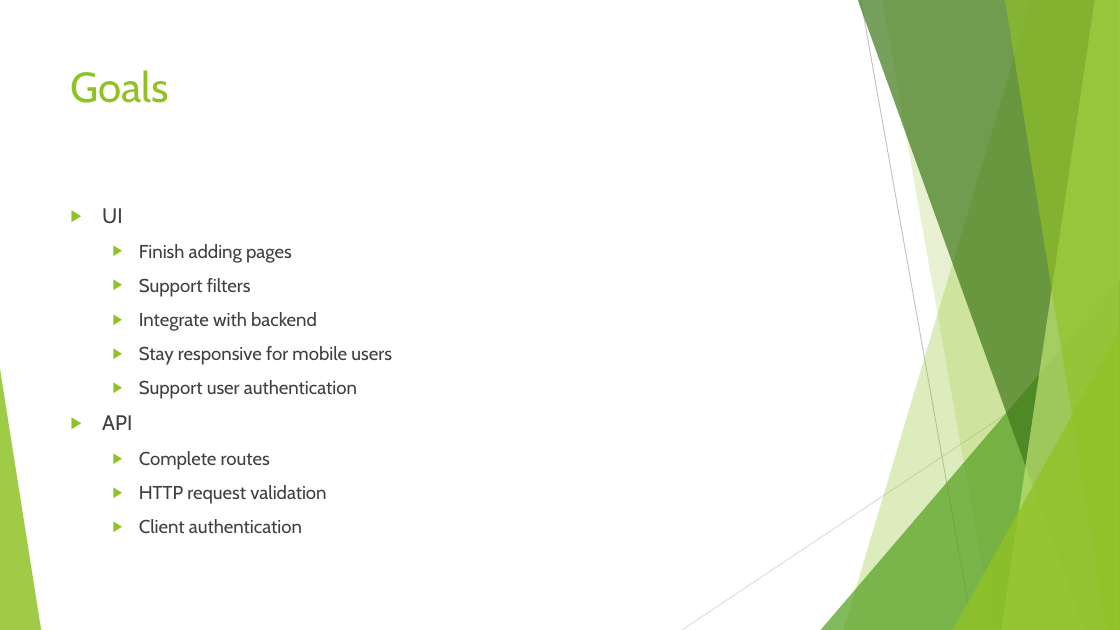
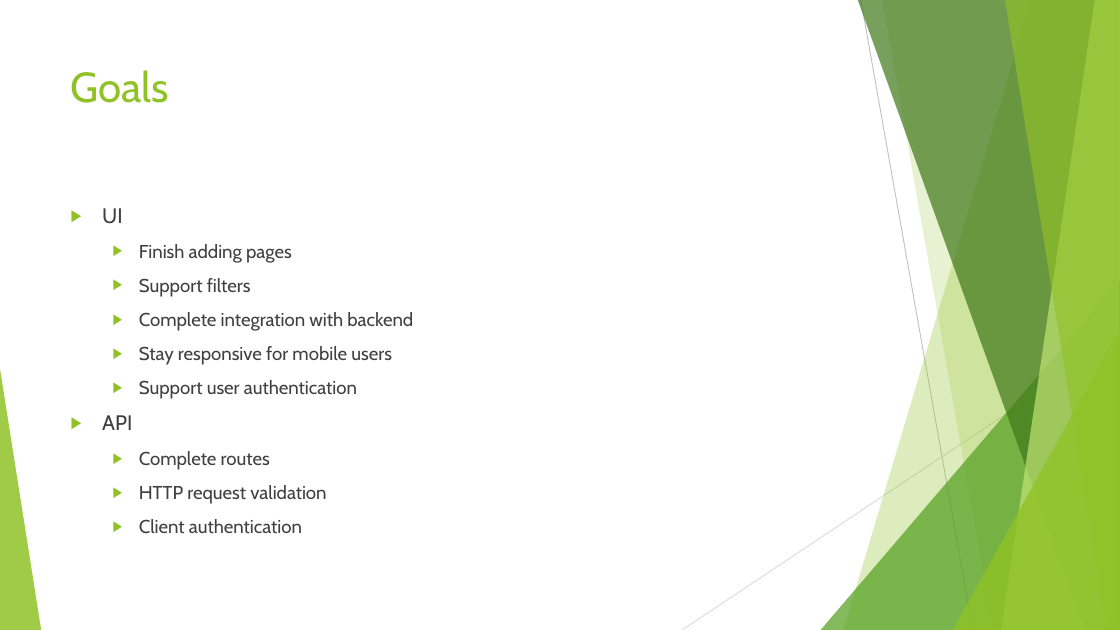
Before and after one commit to mattmccutchen/EventHawk, a slide deck: slide 4 of Homeworks/Event Hawk.pptx. Drawn at 1120x630 pixels with LibreOffice and Linux fonts; fonts in the diff are those of the drawing. Boxes give left, top, right and bottom in pixels: in the first picture for what was removed or moved away, otherwise in the second. Text is boxed around its words. In the diff, an @@ line names an element or a change of style, - is before the commit and + after.

Commit message:
Changes from our presentation

```diff
--- a/Homeworks/Event Hawk.pptx
+++ b/Homeworks/Event Hawk.pptx
@@ text at box(139, 312, 413, 331): text changed @@
-  ▶ Integrate with backend
+  ▶ Complete integration with backend
```
Also in this commit, not shown: 1 other slide changed.
